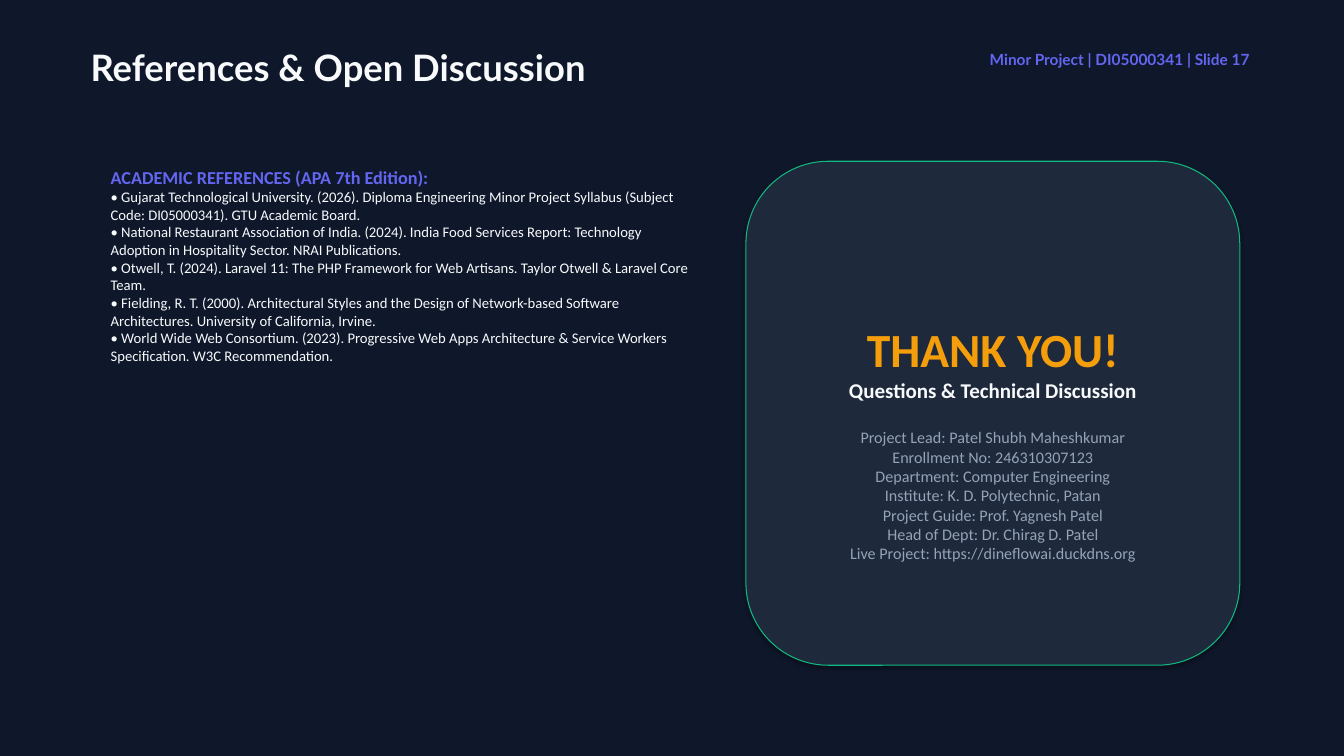
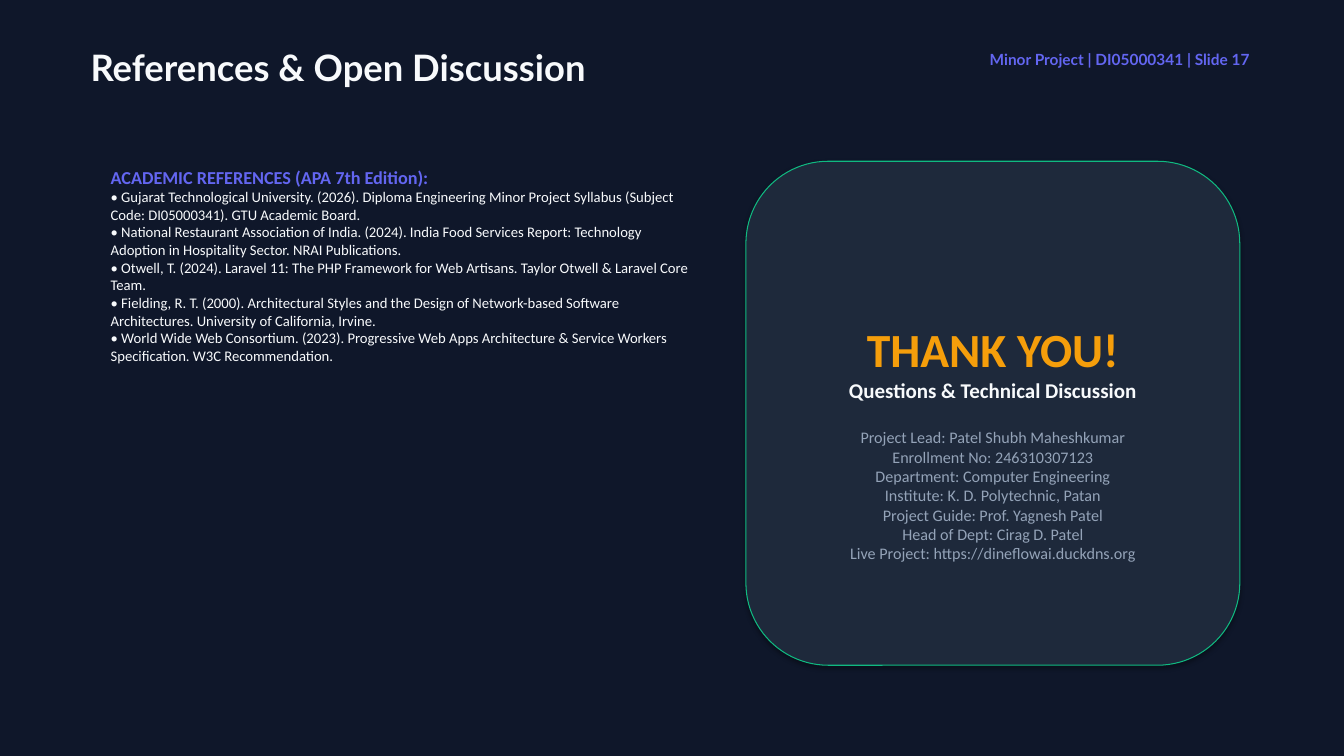
Before and after one commit to Shubh-Patel-07/DineFlow-AI, a slide deck: slide 17 of docs/DineFlow_AI_GTU_Minor_Project_Presentation.pptx. Drawn at 1344x756 pixels with LibreOffice and Linux fonts; fonts in the diff are those of the drawing. Boxes give left, top, right and bottom in pixels: in the first picture for what was removed or moved away, otherwise in the second. Text is boxed around its words. In the diff, an @@ line names an element or a change of style, - is before the commit and + after.

Commit message:
docs(gtu): update HOD name to Cirag D. Patel

```diff
--- a/docs/DineFlow_AI_GTU_Minor_Project_Presentation.pptx
+++ b/docs/DineFlow_AI_GTU_Minor_Project_Presentation.pptx
@@ text in rounded rectangle at [902, 529, 1083, 543]: text changed @@
-Head of Dept: Dr. Chirag D. Patel
+Head of Dept: Cirag D. Patel
```
Also in this commit, not shown: 1 other slide changed, 1 other file.
